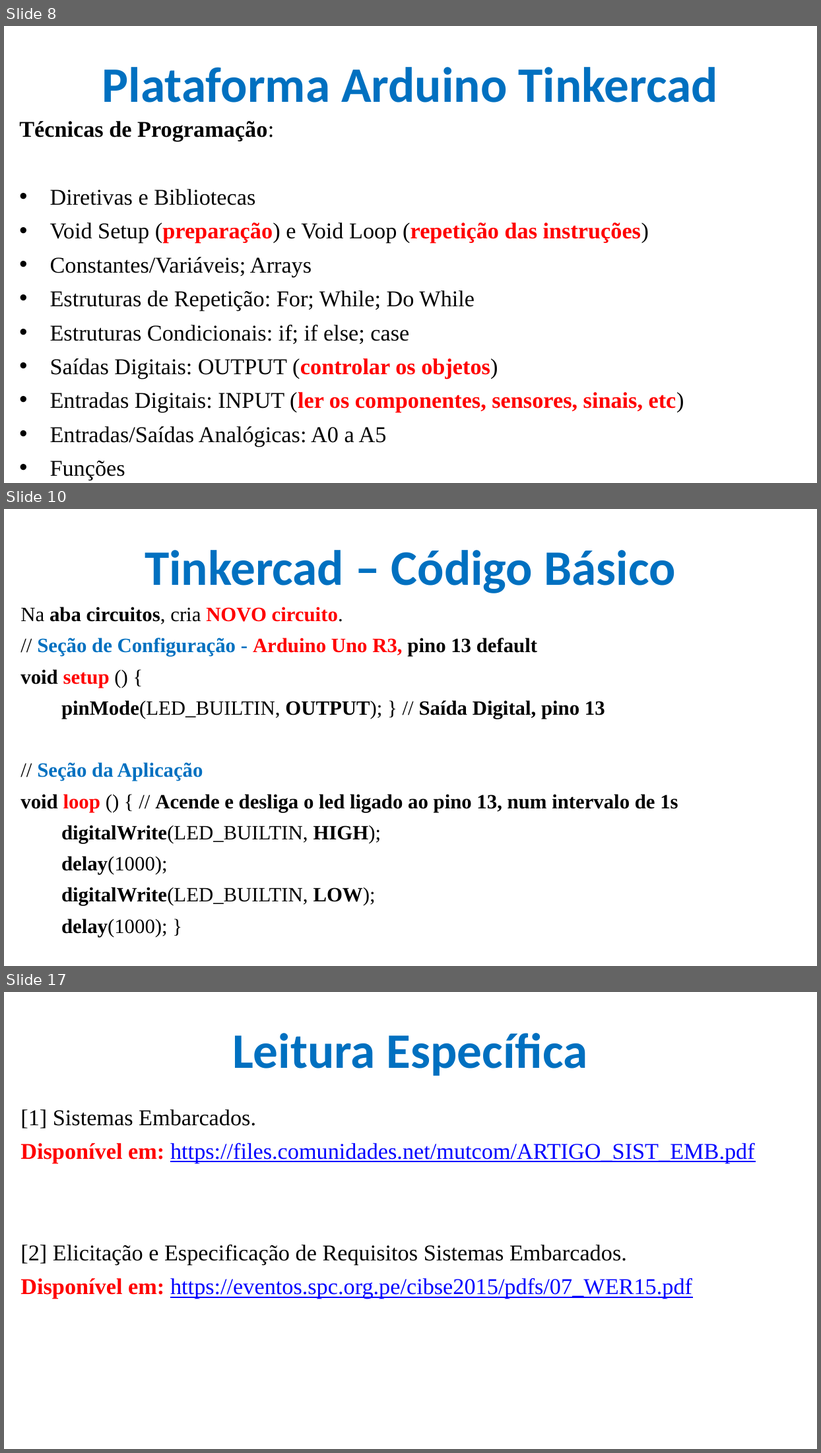
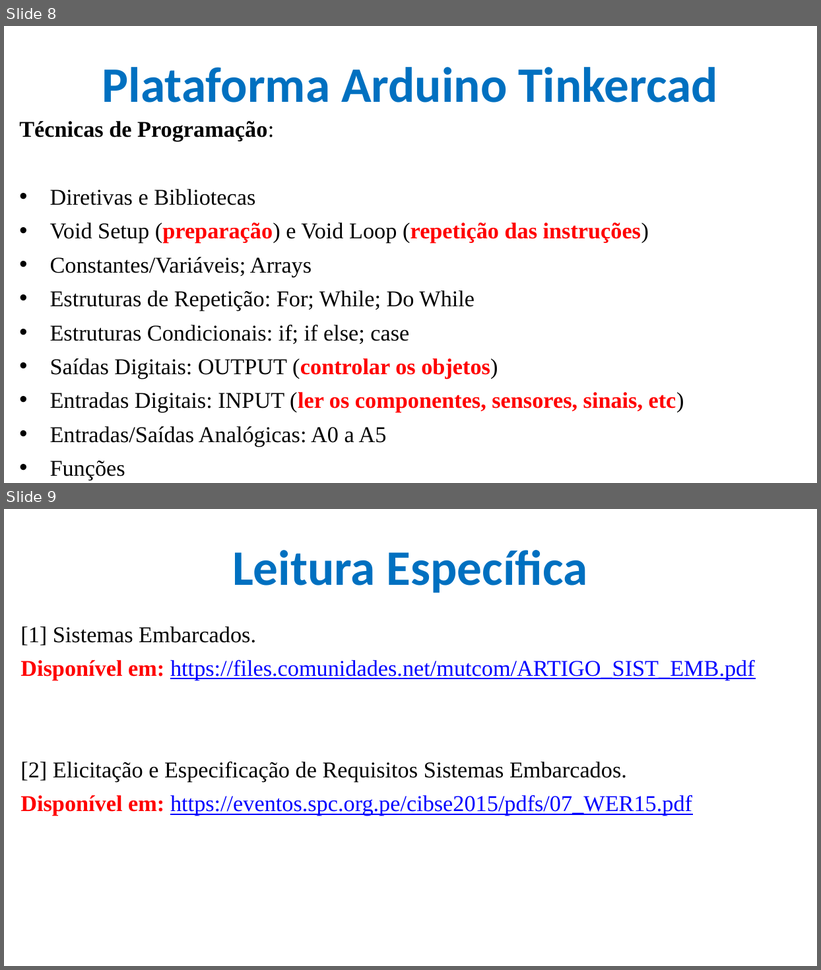
Before and after one commit to CloudEducationBrazil/WydenArea1ProgramacaoMicrocontroladores, a slide deck: 01 Classes/Aula 03 - Programação Microcontroladores - Arduino Tinkercad.pptx. Shown one above the other, each under a label of ours: slides 8, 10 and 17 before the commit, slides 8 and 9 after it; the slides between them are not shown. The pictures are 821x1453 and 821x970 pixels, drawn with LibreOffice and Linux fonts; fonts in the diff are those of the drawing; background and template pictures are left out. Boxes give left, top, right and bottom in pixels: in the first picture for what was removed or moved away, otherwise in the second. Text is boxed around its words. In the diff, an @@ line names an element or a change of style, - is before the commit and + after.

```diff
--- a/01 Classes/Aula 03 - Programação Microcontroladores - Arduino Tinkercad.pptx
+++ b/01 Classes/Aula 03 - Programação Microcontroladores - Arduino Tinkercad.pptx
@@ slide 10 removed at box(4, 509, 817, 966), background picture (left out) @@
@@ title removed at box(145, 550, 675, 593) @@
-Tinkercad – Código Básico
@@ text removed at box(20, 607, 678, 937) @@
-Na aba circuitos, cria NOVO circuito.
-// Seção de Configuração - Arduino Uno R3, pino 13 default
-void setup () {
-pinMode(LED_BUILTIN, OUTPUT); } // Saída Digital, pino 13
-// Seção da Aplicação
-void loop () { // Acende e desliga o led ligado ao pino 13, num intervalo de 1s
-digitalWrite(LED_BUILTIN, HIGH);
-delay(1000);
-digitalWrite(LED_BUILTIN, LOW);
-delay(1000); }
@@ what was slide 17 is now slide 9 @@
```
Also in this commit, not shown: 1 slide changed, 7 other slides removed, 1 other file.
